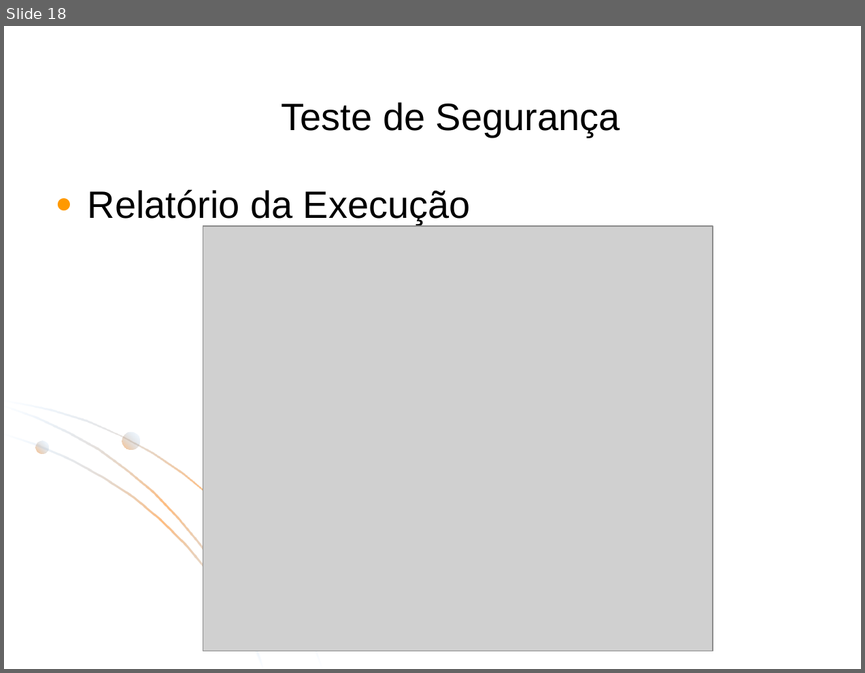
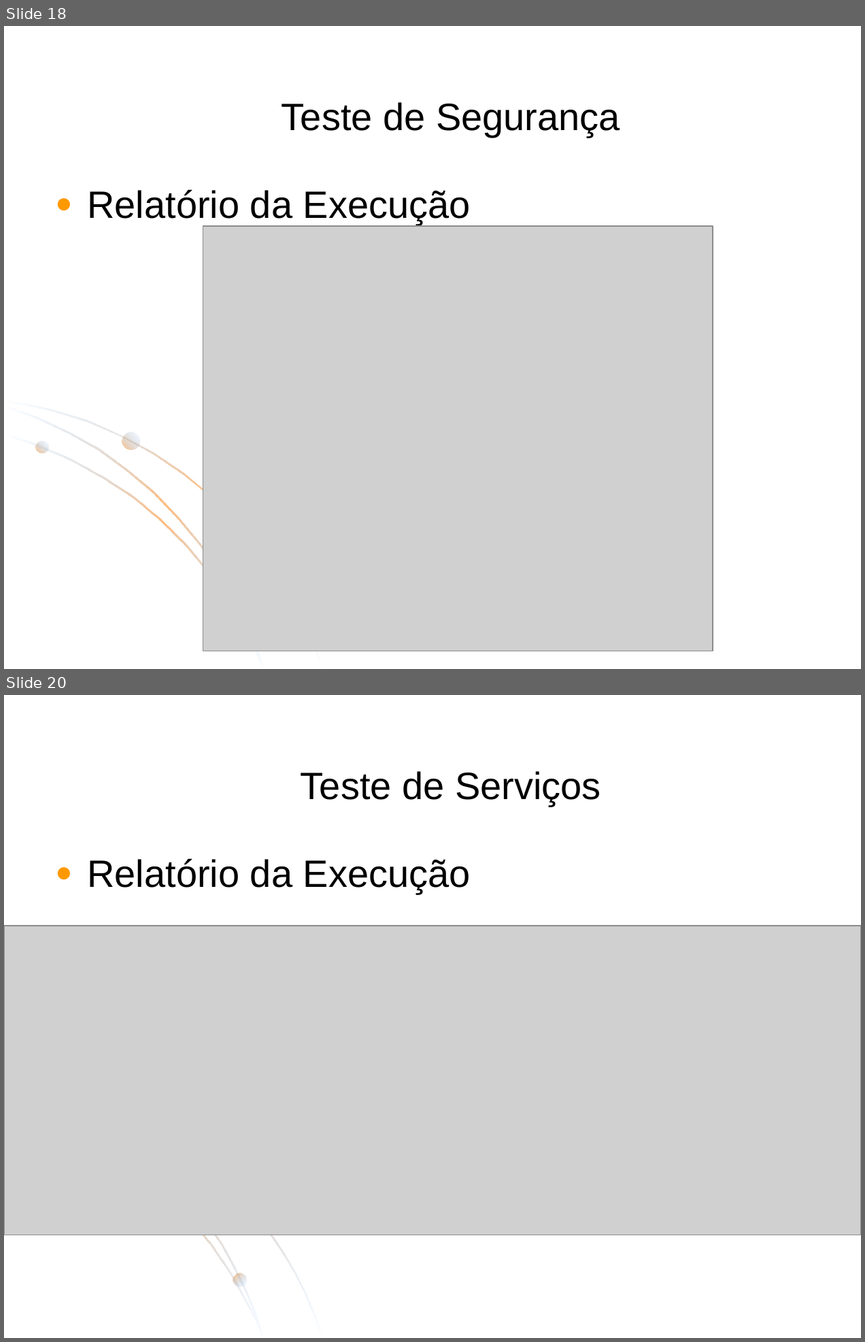
Before and after one commit to ESEGroup/IssuesAuthenticatorCascavel, a slide deck: artefatos/QA/relatorio-issues.ppt. Shown one above the other, each under a label of ours: slide 18 before the commit, slides 18 and 20 after it; the slides between them are not shown. The pictures are 865x673 and 865x1342 pixels, drawn with LibreOffice and Linux fonts; fonts in the diff are those of the drawing; grey boxes stand for pictures; background and template pictures are left out. Boxes give left, top, right and bottom in pixels: in the first picture for what was removed or moved away, otherwise in the second. Text is boxed around its words. In the diff, an @@ line names an element or a change of style, - is before the commit and + after.

Commit message:
Atualizados os artefatos de teste

```diff
--- a/artefatos/QA/relatorio-issues.ppt
+++ b/artefatos/QA/relatorio-issues.ppt
@@ slide 20 added at [4,695,861,1338], background #FFFFFF; not listed: 3 template elements that a slide beside it also shows @@
@@ text added at [300,771,601,807], 32 pt, text #000000 @@
+Teste de Serviços
@@ text added at [87,858,470,894], 32 pt, text #000000 @@
+● Relatório da Execução
@@ picture added at [4,926,861,1235] @@
@@ ellipse added at [232,1272,247,1286], fill gradient #FF7B00 to #3399FF @@
```
Also in this commit, not shown: 15 other slides changed, 3 other slides added, 1 slide removed, 2 other files.
